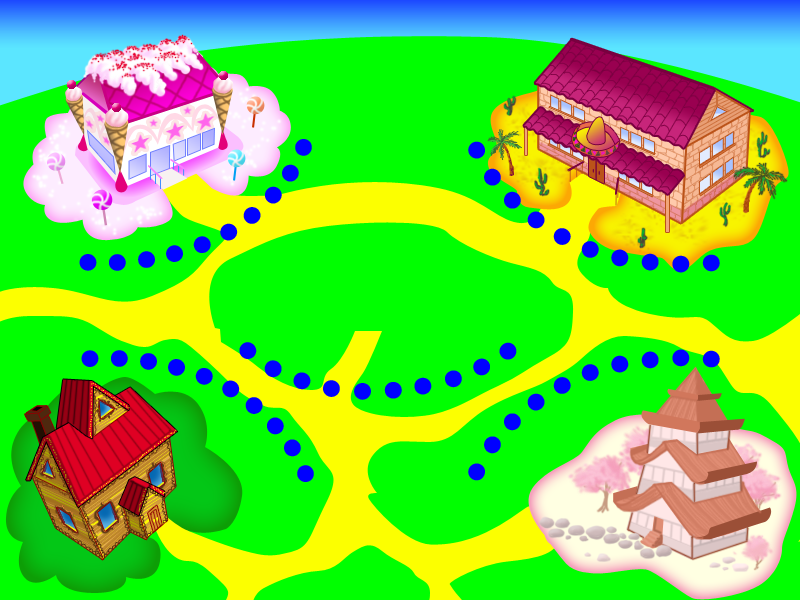
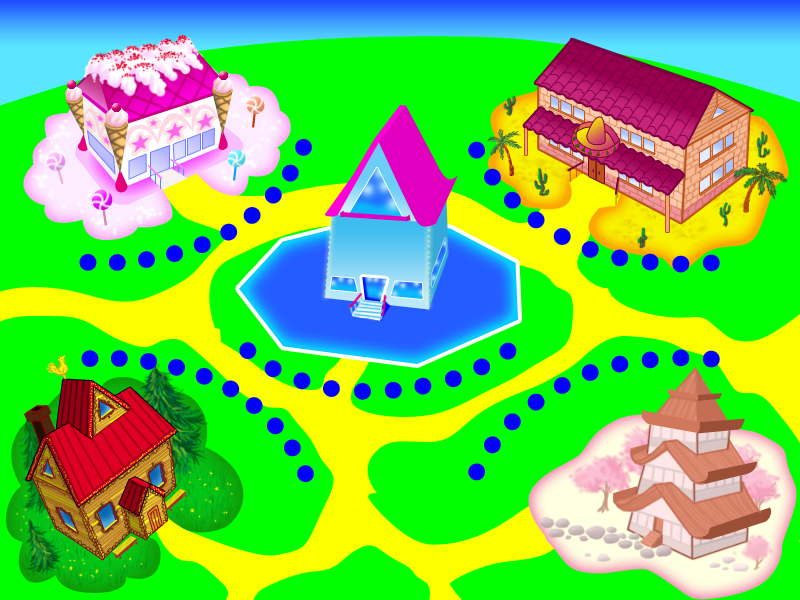
Layered file, before and after one edit (w=800, h=600). Changes by layer:
added group "American" with 25 layers above "Russian" over [239, 105, 518, 364]
added group "дом" (1st of 4, in "American") with 23 layers in group "American" over [316, 105, 467, 326]
added layer "Слой 68" in group "дом" over [345, 272, 402, 326]
added layer "Слой 71" in group "дом" over [420, 236, 467, 308]
added layer "Слой 69" in group "дом" over [377, 275, 442, 313]
added layer "Слой 70" in group "дом" over [316, 272, 372, 309]
added layer "Фигура 92" in group "дом" over [324, 105, 406, 217]
added layer "Слой 72" in group "дом" over [337, 156, 424, 289]
added layer "Фигура 98" in group "дом" over [349, 167, 403, 218]
added layer "Фигура 91" in group "дом" over [378, 105, 458, 227]
added layer "Фигура 89" in group "дом" over [325, 214, 429, 310]
added layer "Фигура 93" in group "дом" over [336, 135, 423, 224]
added layer "Фигура 90" in group "дом" over [426, 186, 449, 311]
added layer "Фигура 88" in group "American" over [239, 221, 518, 364]
added group "петух" with 1 layers in group "Дом" over [27, 355, 177, 512]
moved "Слой 57" into group "петух", painted on it over [27, 355, 177, 512]
added group "Елка за домом" with 3 layers in group "Russian" over [19, 360, 212, 515]
added layer "Слой 58" in group "Елка за домом" over [129, 363, 212, 477]
added layer "Слой 65" in group "Елка за домом" over [142, 368, 202, 477]
added layer "Слой 60" in group "Елка за домом" over [19, 416, 57, 515]
added group "трава и цветы" with 3 layers in group "Russian" over [9, 377, 244, 591]
added layer "Слой 64" in group "трава и цветы" over [15, 442, 234, 579]
added layer "Слой 63" in group "трава и цветы" over [9, 405, 240, 591]
moved "Фигура 79" into group "трава и цветы", painted on it over [9, 377, 244, 591]
…and 20 more changes (20 added)
